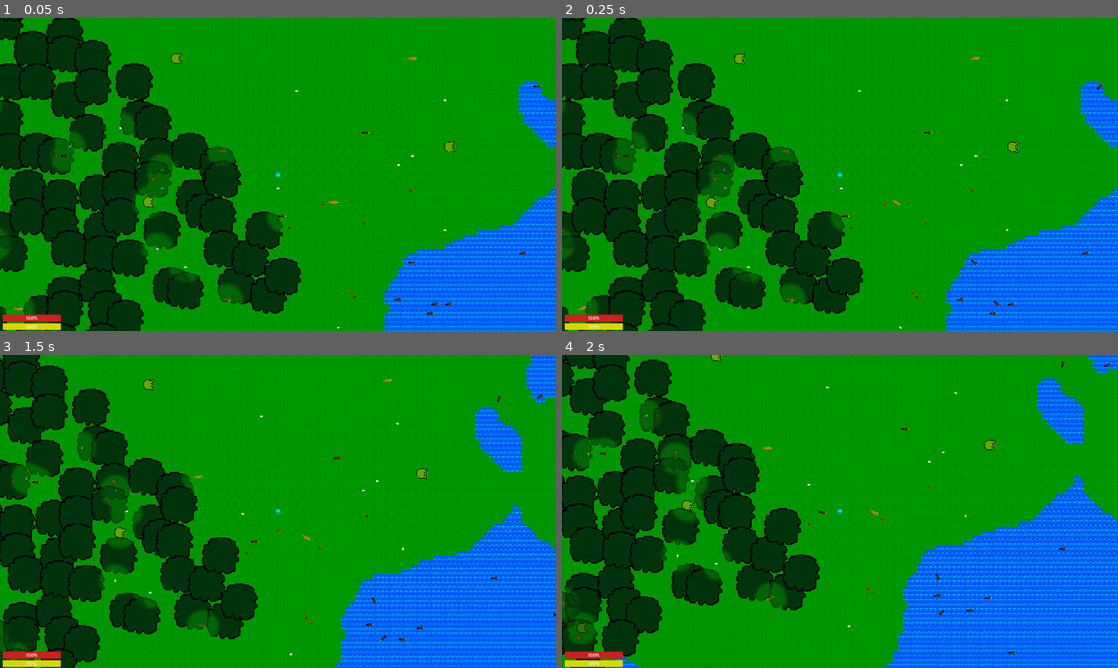
Above: before the commit, frames 1-4 (two rows, left to right).
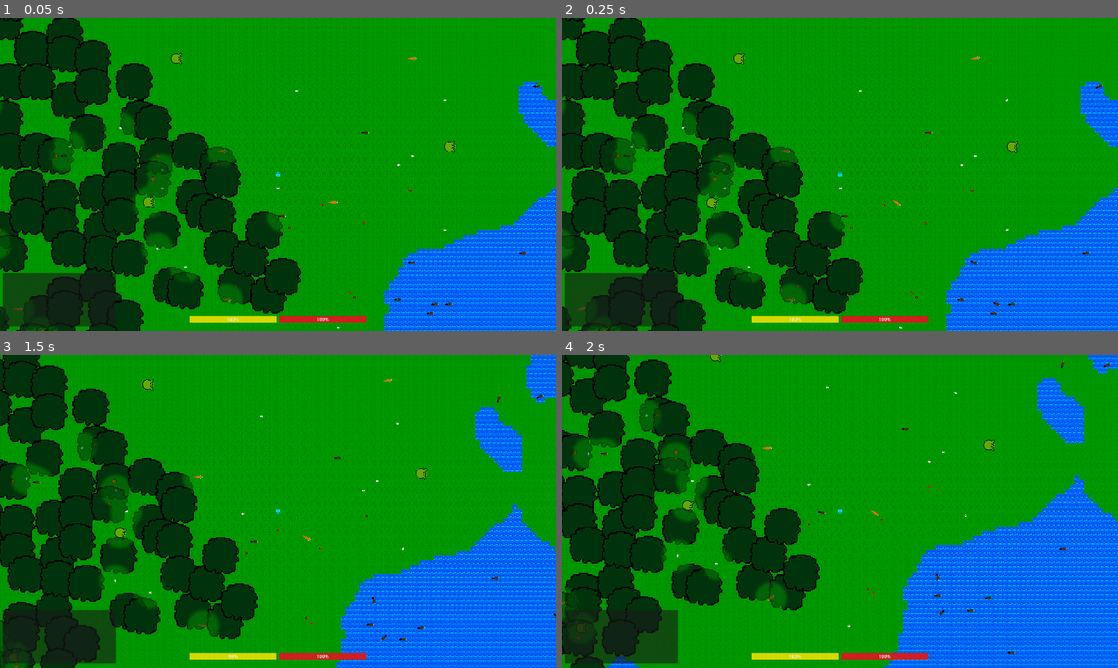
Above: after the commit, the same moments.

Repository: Kyhel/lost-in-pixels
Game: Godot game, scene res://scenes/game.tscn
Same seed, same stepped clock (60 frames per second), same inputs: the game is played once before the commit and once after it.
Inputs:
- Up to frame 1 (0.05 s): no input
- Up to frame 2 (0.25 s): no input
- Up to frame 3 (1.5 s): hold Right (ui_right) 0.53-1.28 s; tap 1 (ability_1) at 0.6 s; tap 2 (ability_2) at 0.8, 1.35 s; hold Down (ui_down) from 1.28 s (still down)
- Up to frame 4 (2 s): keep holding Down (ui_down); tap 3 (ability_3) at 1.55 s

The runs differ from the first frame. In frame 1, 2.4% of the frame differs, in the area x 0-66%, y 81-100%; in frame 2, 2.6%; in frame 3, 2.4%; in frame 4, 3.0%, in the area x 0-99%, y 0-100%.

Commit message:
Add log

Diff:
--- a/actors/player/player.gd
+++ b/actors/player/player.gd
@@ -62,16 +62,9 @@
 	if Input.is_action_just_pressed("spawn_carrot"):
 		_spawn_carrot()
 
-	if Input.is_action_just_pressed("ability_1"):
-		AbilityManager.try_activate_slot(0)
-	if Input.is_action_just_pressed("ability_2"):
-		AbilityManager.try_activate_slot(1)
-	if Input.is_action_just_pressed("ability_3"):
-		AbilityManager.try_activate_slot(2)
-	if Input.is_action_just_pressed("ability_4"):
-		AbilityManager.try_activate_slot(3)
-	if Input.is_action_just_pressed("ability_5"):
-		AbilityManager.try_activate_slot(4)
+	for abi in range(1, 11):
+		if Input.is_action_just_pressed("ability_" + str(abi)):
+			AbilityManager.try_activate_slot(abi - 1)
 
 	try_pickup_items()
 
--- a/data/abilities/ability_data.gd
+++ b/data/abilities/ability_data.gd
@@ -6,3 +6,5 @@
 @export var icon: Texture2D
 @export var unlock_rule: AbilityUnlockRule
 @export var effect_script: Script
+@export_multiline var discover_log_message: String = ""
+@export_multiline var use_log_message: String = ""
--- a/data/abilities/effects/grow_flower_effect.gd
+++ b/data/abilities/effects/grow_flower_effect.gd
@@ -7,6 +7,7 @@
 	if player == null or not is_instance_valid(player):
 		return
 	var forward := Vector2.from_angle(player.sprite.rotation - TAU / 4.0)
-	var spawn_pos := player.global_position + forward * float(ChunkManager.TILE_SIZE)
+	var distance := Player.PICKUP_RADIUS + ChunkManager.TILE_SIZE;
+	var spawn_pos := player.global_position + forward * distance
 	var chunk := ChunkManager.get_chunk_from_position(spawn_pos)
 	ObjectsManager.spawn_item_in_chunk(chunk, _flower_data, spawn_pos, 1)
--- a/data/abilities/grow_flower.tres
+++ b/data/abilities/grow_flower.tres
@@ -1,8 +1,8 @@
-[gd_resource type="Resource" script_class="AbilityData" format=3]
+[gd_resource type="Resource" script_class="AbilityData" format=3 uid="uid://xa6qewcvnaem"]
 
-[ext_resource type="Script" path="res://data/abilities/ability_data.gd" id="1_data"]
+[ext_resource type="Script" uid="uid://c4fv4xovno7v8" path="res://data/abilities/ability_data.gd" id="1_data"]
 [ext_resource type="Resource" path="res://data/abilities/grow_flower_unlock.tres" id="2_rule"]
-[ext_resource type="Script" path="res://data/abilities/effects/grow_flower_effect.gd" id="3_effect"]
+[ext_resource type="Script" uid="uid://dmarlbtfp57cm" path="res://data/abilities/effects/grow_flower_effect.gd" id="3_effect"]
 [ext_resource type="Texture2D" uid="uid://b4r8iktdnd4pr" path="res://assets/nature/flower_red_1.png" id="4_icon"]
 
 [resource]
@@ -12,3 +12,5 @@
 icon = ExtResource("4_icon")
 unlock_rule = ExtResource("2_rule")
 effect_script = ExtResource("3_effect")
+discover_log_message = "By watching rabbits eat flowers you have developed the ability to grow flowers."
+use_log_message = "You grew a flower."
--- a/managers/ability_manager.gd
+++ b/managers/ability_manager.gd
@@ -49,6 +49,8 @@
 		return
 	_discovered_set[ability.id] = true
 	discovered_order.append(ability.id)
+	if not ability.discover_log_message.strip_edges().is_empty():
+		GameLog.log_message(ability.discover_log_message)
 	ability_unlocked.emit(ability)
 	discoveries_changed.emit()
 
@@ -66,6 +68,8 @@
 	var inst: Variant = ability.effect_script.new()
 	if inst != null and inst.has_method("execute"):
 		inst.execute(player)
+		if not ability.use_log_message.strip_edges().is_empty():
+			GameLog.log_message(ability.use_log_message)
 
 
 func apply_discovered_from_save(ids: Variant) -> void:
--- /dev/null
+++ b/managers/game_log.gd
@@ -0,0 +1,21 @@
+extends Node
+
+const MAX_ENTRIES := 40
+
+var _entries: PackedStringArray = []
+
+signal entry_appended(text: String)
+
+
+func log_message(text: String) -> void:
+	var t := text.strip_edges()
+	if t.is_empty():
+		return
+	_entries.append(t)
+	while _entries.size() > MAX_ENTRIES:
+		_entries.remove_at(0)
+	entry_appended.emit(t)
+
+
+func get_entries() -> PackedStringArray:
+	return _entries.duplicate()
--- a/managers/objects_manager.gd
+++ b/managers/objects_manager.gd
@@ -49,7 +49,7 @@
 	var item = world_item_scene.instantiate()
 	item.item_data = item_data
 	item.quantity = quantity
-	item.global_position = world_pos + Vector2.ONE * ChunkManager.TILE_SIZE / 2.0
+	item.global_position = world_pos
 
 	add_child(item)
 
--- a/project.godot
+++ b/project.godot
@@ -25,6 +25,7 @@
 ItemDatabase="*res://managers/item_database.gd"
 MovementStrategyDatabase="*uid://c5id1fhom68l2"
 DebugManager="*uid://de4qv4t7ch7cr"
+GameLog="*res://managers/game_log.gd"
 AbilityManager="*res://managers/ability_manager.gd"
 
 [display]
@@ -103,6 +104,31 @@
 "events": [Object(InputEventKey,"resource_local_to_scene":false,"resource_name":"","device":-1,"window_id":0,"alt_press …(190 unchanged characters)…
 ]
 }
+ability_6={
+"deadzone": 0.2,
+"events": [Object(InputEventKey,"resource_local_to_scene":false,"resource_name":"","device":-1,"window_id":0,"alt_pressed":false,"shift_pressed":false,"ctrl_pressed":false,"meta_pressed":false,"pressed":false,"keycode":0,"physical_keycode":54,"key_label":0,"unicode":0,"location":0,"echo":false,"script":null)
+]
+}
+ability_7={
+"deadzone": 0.2,
+"events": [Object(InputEventKey,"resource_local_to_scene":false,"resource_name":"","device":-1,"window_id":0,"alt_pressed":false,"shift_pressed":false,"ctrl_pressed":false,"meta_pressed":false,"pressed":false,"keycode":0,"physical_keycode":55,"key_label":0,"unicode":0,"location":0,"echo":false,"script":null)
+]
+}
+ability_8={
+"deadzone": 0.2,
+"events": [Object(InputEventKey,"resource_local_to_scene":false,"resource_name":"","device":-1,"window_id":0,"alt_pressed":false,"shift_pressed":false,"ctrl_pressed":false,"meta_pressed":false,"pressed":false,"keycode":0,"physical_keycode":56,"key_label":0,"unicode":0,"location":0,"echo":false,"script":null)
+]
+}
+ability_9={
+"deadzone": 0.2,
+"events": [Object(InputEventKey,"resource_local_to_scene":false,"resource_name":"","device":-1,"window_id":0,"alt_pressed":false,"shift_pressed":false,"ctrl_pressed":false,"meta_pressed":false,"pressed":false,"keycode":0,"physical_keycode":57,"key_label":0,"unicode":0,"location":0,"echo":false,"script":null)
+]
+}
+ability_10={
+"deadzone": 0.2,
+"events": [Object(InputEventKey,"resource_local_to_scene":false,"resource_name":"","device":-1,"window_id":0,"alt_pressed":false,"shift_pressed":false,"ctrl_pressed":false,"meta_pressed":false,"pressed":false,"keycode":0,"physical_keycode":48,"key_label":0,"unicode":0,"location":0,"echo":false,"script":null)
+]
+}
 pause_menu={
 "deadzone": 0.2,
 "events": [Object(InputEventKey,"resource_local_to_scene":false,"resource_name":"","device":-1,"window_id":0,"alt_press …(195 unchanged characters)…
--- a/scenes/game.tscn
+++ b/scenes/game.tscn
@@ -16,7 +16,8 @@
 [ext_resource type="Script" uid="uid://cr322prb20pyg" path="res://ui/hud_root.gd" id="13_kvuet"]
 [ext_resource type="Script" uid="uid://o8cqffnmgf1p" path="res://ui/pause_menu.gd" id="14_pause"]
 [ext_resource type="Script" uid="uid://btgnvradaiwwp" path="res://ui/death_overlay.gd" id="15_death"]
-[ext_resource type="Script" path="res://ui/abilities_bar.gd" id="16_abbar"]
+[ext_resource type="Script" uid="uid://b5u1v60qgyuj4" path="res://ui/abilities_bar.gd" id="16_abbar"]
+[ext_resource type="Script" uid="uid://ckmgk5l2wyiii" path="res://ui/chat_log_panel.gd" id="17_chat"]
 
 [sub_resource type="ShaderMaterial" id="ShaderMaterial_gee14"]
 shader = ExtResource("3_u5sy4")
@@ -40,11 +41,11 @@
 
 [sub_resource type="StyleBoxFlat" id="StyleBoxFlat_kvuet"]
 
+[sub_resource type="StyleBoxFlat" id="StyleBoxFlat_dinhu"]
+bg_color = Color(0.8358334, 0.85, 0, 1)
+
 [sub_resource type="StyleBoxFlat" id="StyleBoxFlat_health_fill"]
 bg_color = Color(0.82, 0.12, 0.12, 1)
-
-[sub_resource type="StyleBoxFlat" id="StyleBoxFlat_dinhu"]
-bg_color = Color(0.8358334, 0.85, 0, 1)
 
 [node name="Game" type="Node2D" unique_id=839376987]
 script = ExtResource("1_uwrxv")
@@ -142,48 +143,70 @@
 script = ExtResource("13_kvuet")
 player = NodePath("../../World/Entities/Player")
 
-[node name="HealthBar" type="ProgressBar" parent="HUDLayer/HUDRoot" unique_id=1409321149]
-layout_mode = 1
-anchors_preset = 2
+[node name="BottomCenterPanel" type="VBoxContainer" parent="HUDLayer/HUDRoot" unique_id=990011001]
+layout_mode = 1
+anchors_preset = 7
+anchor_left = 0.5
 anchor_top = 1.0
-anchor_bottom = 1.0
-offset_left = 10.0
-offset_top = -56.0
-offset_right = 210.0
-offset_bottom = -33.0
+anchor_right = 0.5
+anchor_bottom = 1.0
+offset_left = -305.0
+offset_top = -132.0
+offset_right = 305.0
+offset_bottom = -8.0
+grow_horizontal = 2
 grow_vertical = 0
+theme_override_constants/separation = 8
+alignment = 1
+
+[node name="AbilitiesBar" type="HBoxContainer" parent="HUDLayer/HUDRoot/BottomCenterPanel" unique_id=1827364510]
+custom_minimum_size = Vector2(610, 52)
+layout_mode = 2
+size_flags_horizontal = 4
+alignment = 1
+script = ExtResource("16_abbar")
+
+[node name="StatsRow" type="HBoxContainer" parent="HUDLayer/HUDRoot/BottomCenterPanel" unique_id=990011002]
+custom_minimum_size = Vector2(610, 22)
+layout_mode = 2
+theme_override_constants/separation = 10
+
+[node name="HungerBar" type="ProgressBar" parent="HUDLayer/HUDRoot/BottomCenterPanel/StatsRow" unique_id=1409321148]
+custom_minimum_size = Vector2(0, 22)
+layout_mode = 2
+size_flags_horizontal = 3
+size_flags_vertical = 1
+theme_override_styles/background = SubResource("StyleBoxFlat_kvuet")
+theme_override_styles/fill = SubResource("StyleBoxFlat_dinhu")
+value = 50.0
+
+[node name="HealthBar" type="ProgressBar" parent="HUDLayer/HUDRoot/BottomCenterPanel/StatsRow" unique_id=1409321149]
+custom_minimum_size = Vector2(0, 22)
+layout_mode = 2
+size_flags_horizontal = 3
+size_flags_vertical = 1
 theme_override_styles/background = SubResource("StyleBoxFlat_kvuet")
 theme_override_styles/fill = SubResource("StyleBoxFlat_health_fill")
 value = 100.0
 
-[node name="HungerBar" type="ProgressBar" parent="HUDLayer/HUDRoot" unique_id=1409321148]
+[node name="ChatLogPanel" type="PanelContainer" parent="HUDLayer/HUDRoot" unique_id=990011003]
 layout_mode = 1
 anchors_preset = 2
 anchor_top = 1.0
 anchor_bottom = 1.0
 offset_left = 10.0
-offset_top = -27.0
-offset_right = 210.0
-offset_bottom = -4.0
+offset_top = -200.0
+offset_right = 400.0
+offset_bottom = -16.0
+grow_horizontal = 0
 grow_vertical = 0
-theme_override_styles/background = SubResource("StyleBoxFlat_kvuet")
-theme_override_styles/fill = SubResource("StyleBoxFlat_dinhu")
-value = 50.0
-
-[node name="AbilitiesBar" type="HBoxContainer" parent="HUDLayer/HUDRoot" unique_id=1827364510]
-layout_mode = 1
-anchors_preset = 12
-anchor_left = 0.5
-anchor_top = 1.0
-anchor_right = 0.5
-anchor_bottom = 1.0
-offset_left = -280.0
-offset_top = -72.0
-offset_right = 280.0
-offset_bottom = -8.0
-grow_horizontal = 2
-alignment = 1
-script = ExtResource("16_abbar")
+script = ExtResource("17_chat")
+
+[node name="RichTextLabel" type="RichTextLabel" parent="HUDLayer/HUDRoot/ChatLogPanel" unique_id=990011004]
+custom_minimum_size = Vector2(360, 168)
+layout_mode = 2
+bbcode_enabled = true
+scroll_following = true
 
 [node name="PauseMenuRoot" type="CanvasLayer" parent="." unique_id=1776983684]
 layer = 50
--- a/systems/spawn_system.gd
+++ b/systems/spawn_system.gd
@@ -68,7 +68,8 @@
 						break
 
 				if can_spawn:
-					ObjectsManager.spawn_item_in_chunk(chunk.coords, item, world_pos)
+					var centered := world_pos + Vector2.ONE * ChunkManager.TILE_SIZE / 2.0
+					ObjectsManager.spawn_item_in_chunk(chunk.coords, item, centered)
 
 func spawn_creatures(chunk: Chunk) -> void:
 
--- a/ui/abilities_bar.gd
+++ b/ui/abilities_bar.gd
@@ -1,5 +1,6 @@
 extends HBoxContainer
 
+const MAX_SLOTS := 10
 const SLOT_SIZE := Vector2(52, 52)
 
 
@@ -12,14 +13,16 @@
 func _rebuild() -> void:
 	for c in get_children():
 		c.queue_free()
-	for id in AbilityManager.discovered_order:
-		var ability := AbilityManager.get_ability(id)
-		if ability == null:
-			continue
+	for i in MAX_SLOTS:
 		var btn := TextureButton.new()
 		btn.ignore_texture_size = true
 		btn.stretch_mode = TextureButton.STRETCH_KEEP_ASPECT_CENTERED
 		btn.custom_minimum_size = SLOT_SIZE
-		if ability.icon != null:
-			btn.texture_normal = ability.icon
+		btn.disabled = true
+		if i < AbilityManager.discovered_order.size():
+			var id: StringName = AbilityManager.discovered_order[i]
+			var ability: AbilityData = AbilityManager.get_ability(id)
+			if ability != null and ability.icon != null:
+				btn.texture_normal = ability.icon
+			btn.disabled = false
 		add_child(btn)
--- /dev/null
+++ b/ui/chat_log_panel.gd
@@ -0,0 +1,17 @@
+extends PanelContainer
+
+@onready var _log: RichTextLabel = $RichTextLabel
+
+
+func _ready() -> void:
+	GameLog.entry_appended.connect(_on_entry_appended)
+	for line in GameLog.get_entries():
+		_append_line(line)
+
+
+func _on_entry_appended(text: String) -> void:
+	_append_line(text)
+
+
+func _append_line(text: String) -> void:
+	_log.append_text(text + "\n")
--- a/ui/hud_root.gd
+++ b/ui/hud_root.gd
@@ -2,8 +2,8 @@
 
 @export var player: Player
 
-@onready var health_bar = $HealthBar
-@onready var hunger_bar = $HungerBar
+@onready var health_bar: ProgressBar = $BottomCenterPanel/StatsRow/HealthBar
+@onready var hunger_bar: ProgressBar = $BottomCenterPanel/StatsRow/HungerBar
 
 func _ready() -> void:
 	player.hunger_changed.connect(_on_hunger_changed)
--- a/utils/node2d_utils.gd
+++ b/utils/node2d_utils.gd
@@ -21,7 +21,6 @@
 	if node.has_method("get_hitbox_radius"):
 		return node.get_hitbox_radius()
 	return get_collision_radius(node)
-
 
 static func is_within_interaction_range(
 	creature: Creature,
--- a/world/chunk_manager.gd
+++ b/world/chunk_manager.gd
@@ -162,7 +162,8 @@
 		var chunk_key: Vector2i = Vector2i(chunk_x, chunk_y)
 		var item_data = ItemDatabase.get_item(&"coin")
 		if item_data:
-			ObjectsManager.spawn_item_in_chunk(chunk_key, item_data, world_pos)
+			var centered := world_pos + Vector2.ONE * TILE_SIZE / 2.0
+			ObjectsManager.spawn_item_in_chunk(chunk_key, item_data, centered)
 
 func update_chunks(player_pos:Vector2):
 
Not shown, added: managers/game_log.gd.uid
Not shown, added: ui/chat_log_panel.gd.uid
